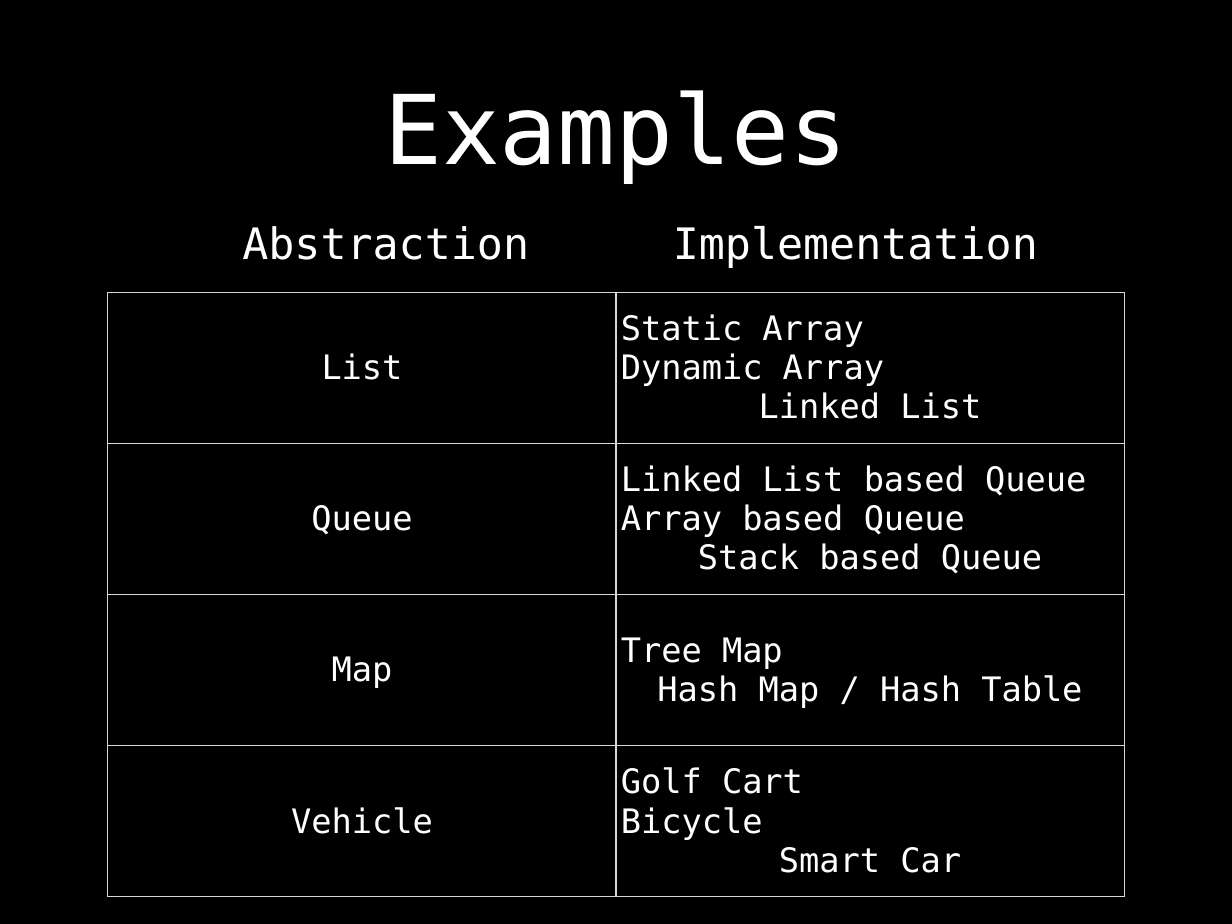
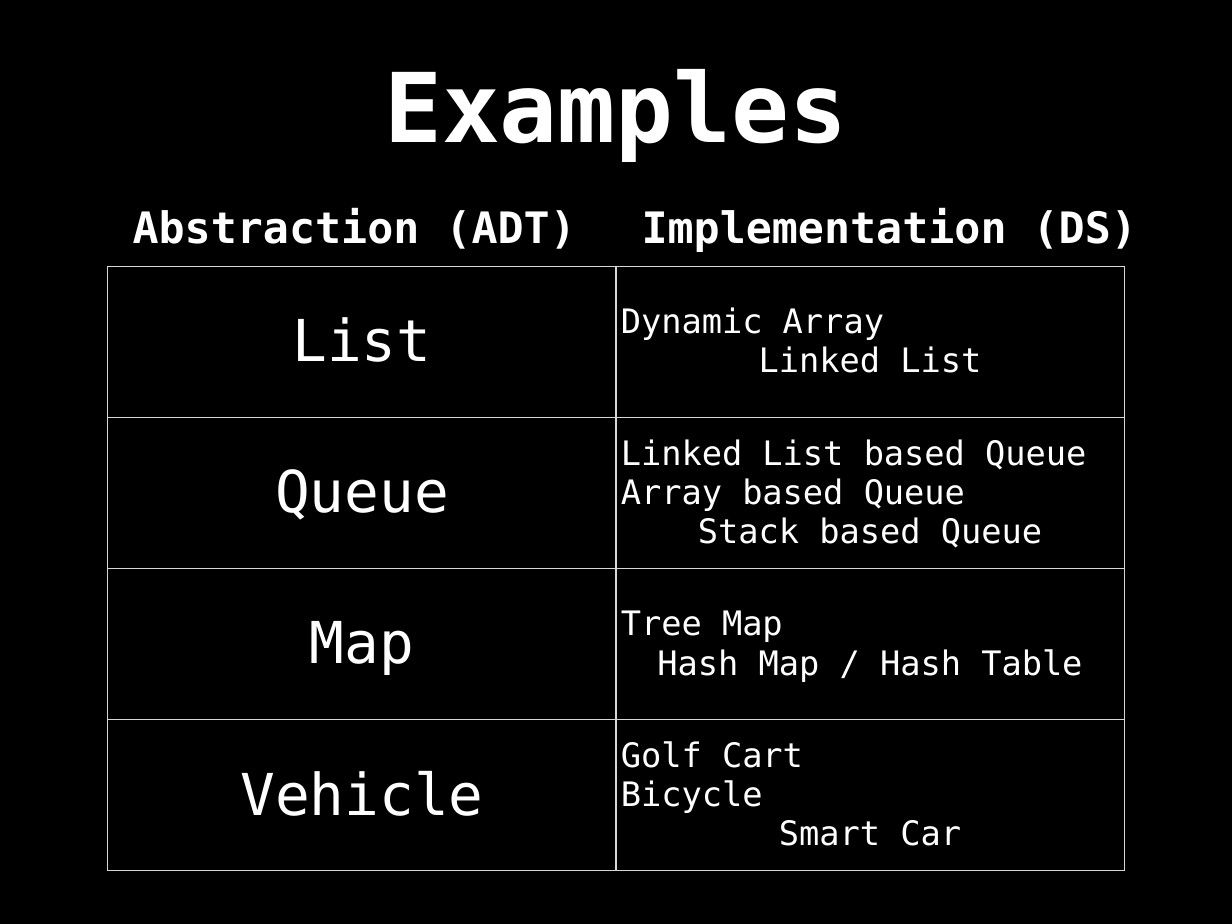
Before and after one commit to williamfiset/DEPRECATED-data-structures, a slide deck: slide 6 of Introduction/ds_intro_slides.pptx (slide 8 before the commit). Drawn at 1232x924 pixels with LibreOffice and Linux fonts; fonts in the diff are those of the drawing. Boxes give left, top, right and bottom in pixels: in the first picture for what was removed or moved away, otherwise in the second. Text is boxed around its words. In the diff, an @@ line names an element or a change of style, - is before the commit and + after.

```diff
--- a/Introduction/ds_intro_slides.pptx
+++ b/Introduction/ds_intro_slides.pptx
@@ title "Examples" at (384,69,848,162): bold on @@
@@ text at (133,208,575,249): text changed; bold on @@
-Abstraction
+Abstraction (ADT)
@@ text at (642,208,1137,252): text changed; bold on @@
-Implementation
+Implementation (DS)
@@ table at (108,266,1124,872) @@
-row 1, column 2: Static Array Dynamic Array Linked List
+row 1, column 2: Dynamic Array Linked List
@@ size 28 to 48 pt in "List", "Queue", "Map", "Vehicle" @@
@@ table: place and size @@
-table at (108,293,1124,898)
+table at (108,266,1124,872)
```
Also in this commit, not shown: 16 other slides changed, 4 slides added, 5 slides removed, 2 other files.
